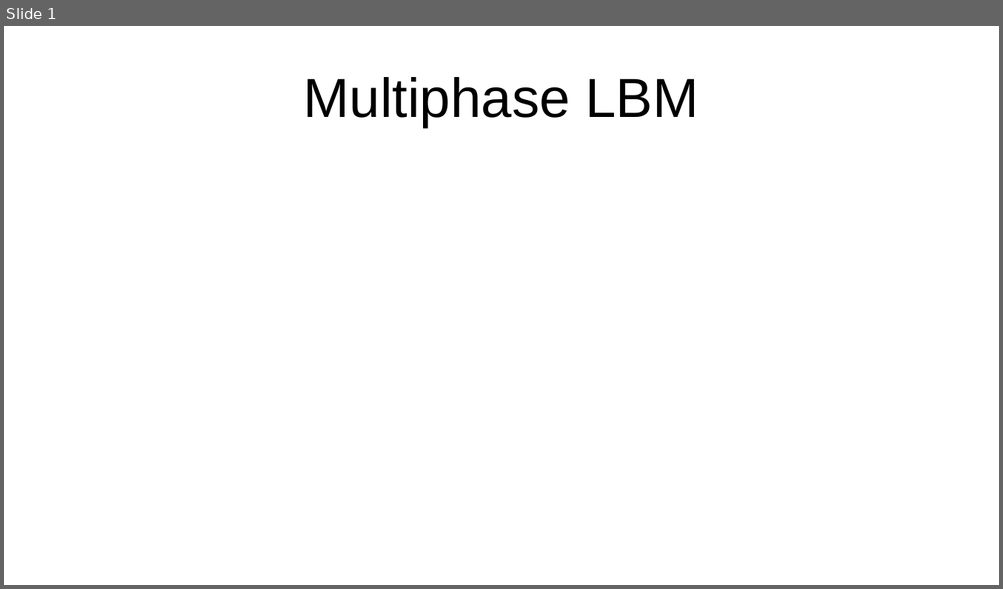
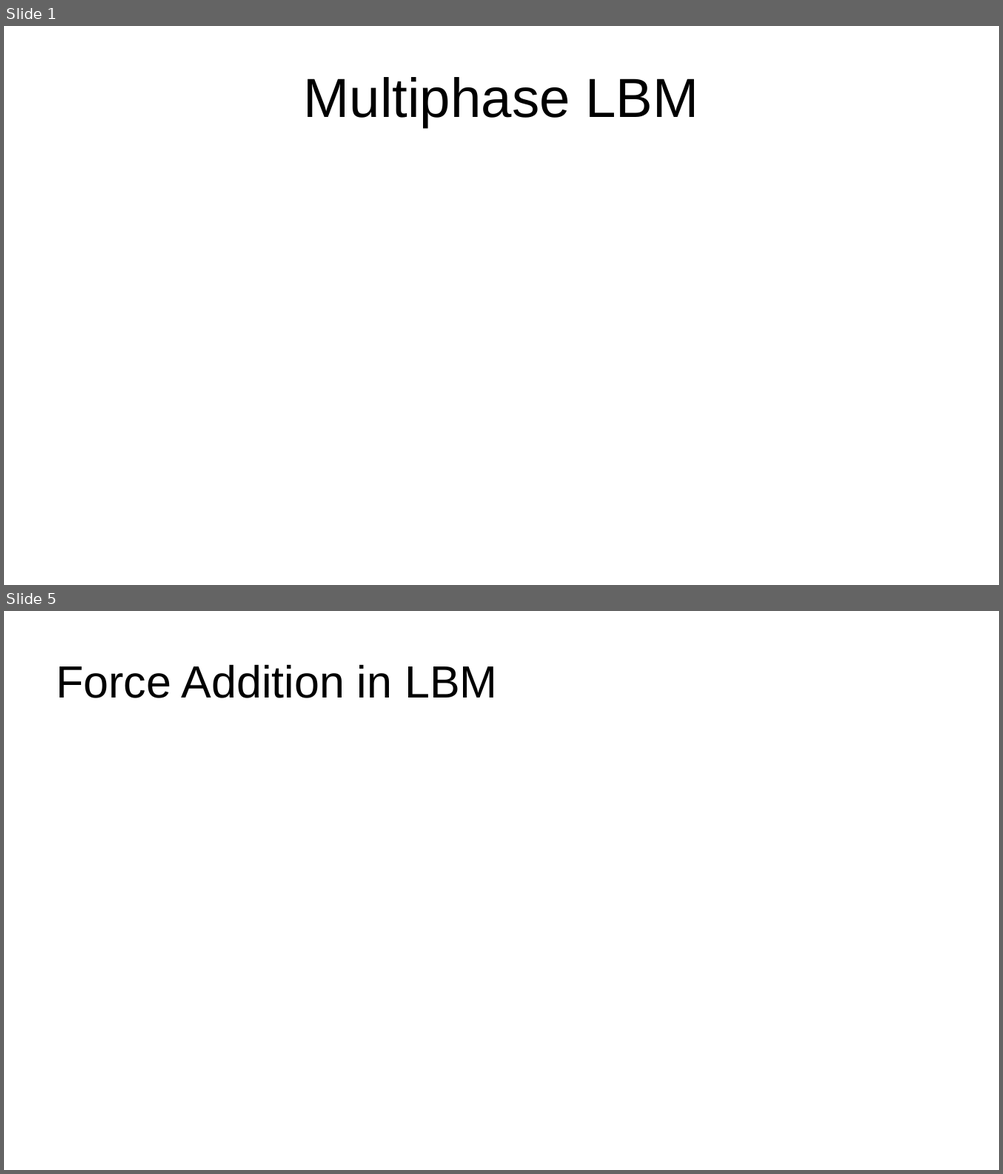
Before and after one commit to Ganesh-Kumar-B/multiphase_ppts, a slide deck: Multiphase_LBM.odp. Shown one above the other, each under a label of ours: slide 1 before the commit, slides 1 and 5 after it; the slides between them are not shown. The pictures are 1003x589 and 1003x1174 pixels, drawn with LibreOffice and Linux fonts; fonts in the diff are those of the drawing. Boxes give left, top, right and bottom in pixels: in the first picture for what was removed or moved away, otherwise in the second. Text is boxed around its words. In the diff, an @@ line names an element or a change of style, - is before the commit and + after.

```diff
--- a/Multiphase_LBM.odp
+++ b/Multiphase_LBM.odp
@@ slide 5 added at (4, 611, 999, 1170), background #FFFFFF @@
@@ title added at (57, 664, 497, 698), 36 pt, text #000000 @@
+Force Addition in LBM
```
Also in this commit, not shown: 3 slides changed, 1 other slide added.
